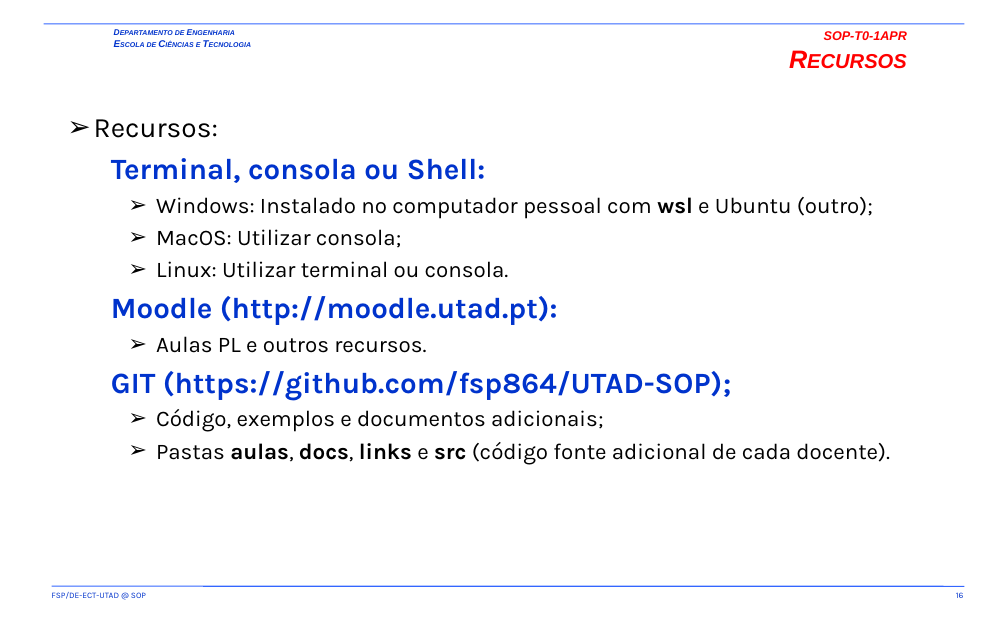
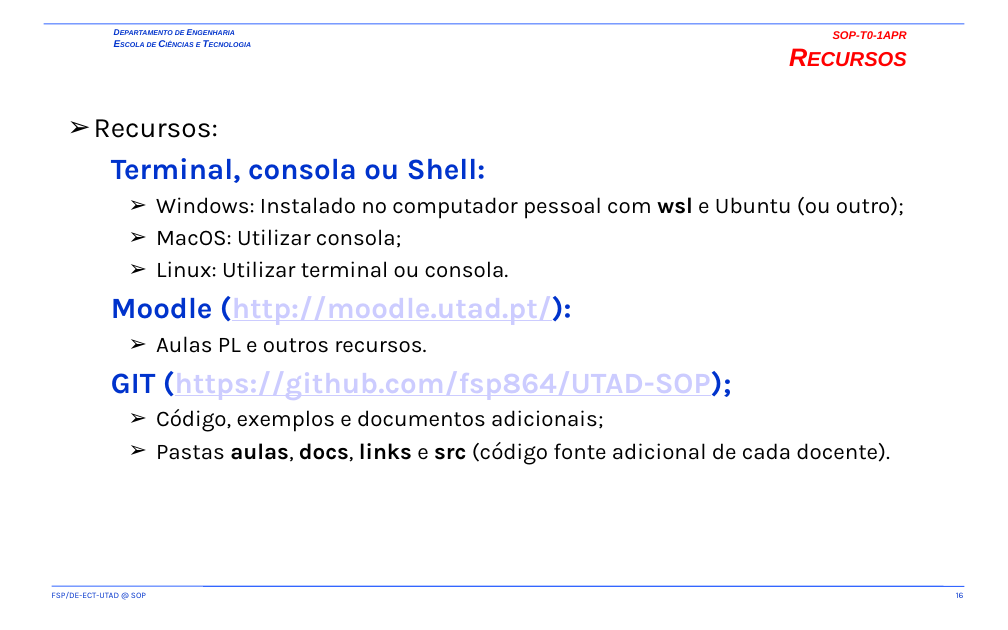
Before and after one commit to fsp864/UTAD-SOP, a slide deck: slide 16 of aulas/t/SOP-T0-1APR.pptx. Drawn at 1008x630 pixels with LibreOffice and Linux fonts; fonts in the diff are those of the drawing; background and template pictures are left out. Boxes give left, top, right and bottom in pixels: in the first picture for what was removed or moved away, otherwise in the second. Text is boxed around its words. In the diff, an @@ line names an element or a change of style, - is before the commit and + after.

```diff
--- a/aulas/t/SOP-T0-1APR.pptx
+++ b/aulas/t/SOP-T0-1APR.pptx
@@ title "SOP-T0-1APR Recursos" at <box>833,31,907,39</box>: size 9 to 8 pt in "SOP-T0-1APR" @@
@@ text at <box>156,197,904,219</box>: text changed @@
-    ➢ Windows: Instalado no computador pessoal com wsl e Ubuntu (outro);
+    ➢ Windows: Instalado no computador pessoal com wsl e Ubuntu (ou outro);
@@ text at <box>111,296,572,325</box>: text changed; text colour #0033CC to #CCCCFF @@
-  Moodle (http://moodle.utad.pt):
+  Moodle (http://moodle.utad.pt/):
@@ text at <box>111,371,732,400</box>: text colour #0033CC to #CCCCFF, underline on in "(https://github.com/fsp864/UTAD-SOP);" @@
```
Also in this commit, not shown: 15 other slides changed, 1 slide added, 1 slide removed, 1 other file.
